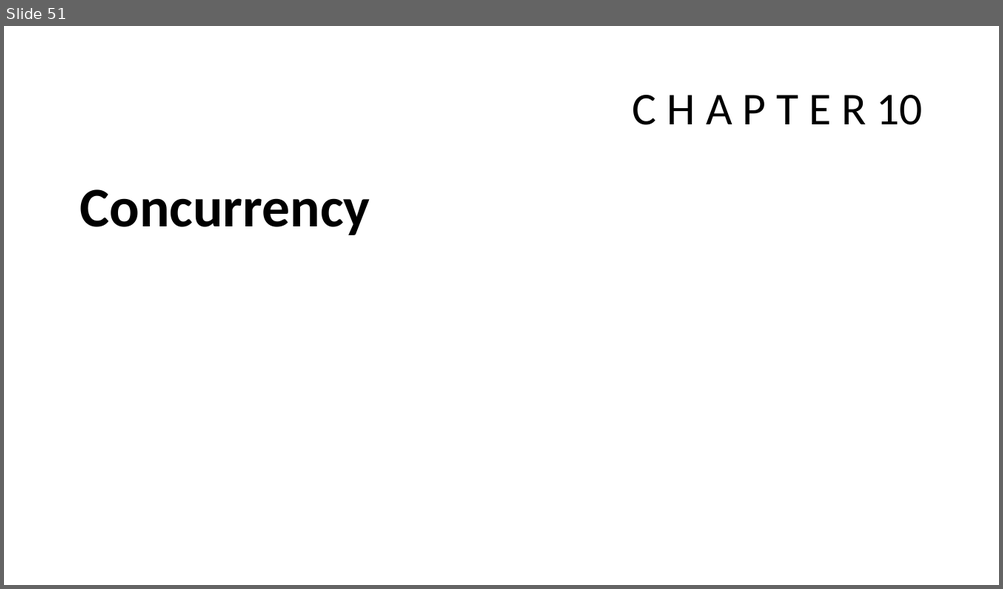
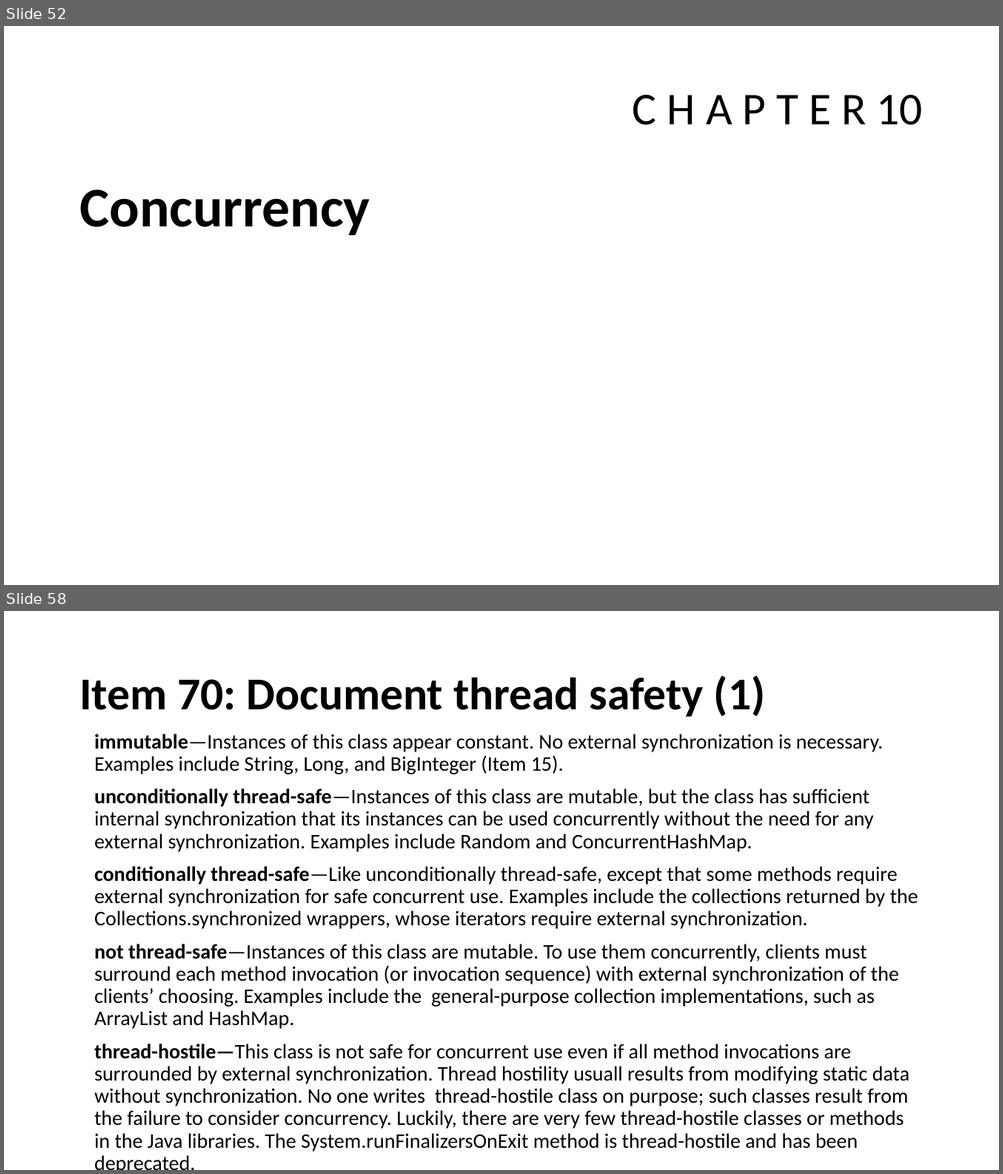
Before and after one commit to javamaster-llc/effective-java-examples-master, a slide deck: Study of Effective Java™.pptx. Shown one above the other, each under a label of ours: slide 51 before the commit, slides 52 and 58 after it; the slides between them are not shown. The pictures are 1003x589 and 1003x1174 pixels, drawn with LibreOffice and Linux fonts; fonts in the diff are those of the drawing. Boxes give left, top, right and bottom in pixels: in the first picture for what was removed or moved away, otherwise in the second. Text is boxed around its words. In the diff, an @@ line names an element or a change of style, - is before the commit and + after.

```diff
--- a/Study of Effective Java™.pptx
+++ b/Study of Effective Java™.pptx
@@ slide 58 added at <box>4,611,999,1170</box>, background #FFFFFF @@
@@ title added at <box>79,675,765,717</box>, 44 pt, text #000000, bold @@
+Item 70: Document thread safety (1)
@@ text added at <box>94,734,918,1152</box>, 20 pt, text #000000 @@
+immutable—Instances of this class appear constant. No external synchronization is necessary. Examples include String, Long, and BigInteger (Item 15).
+unconditionally thread-safe—Instances of this class are mutable, but the class has sufficient internal synchronization that its instances can be used concurrently without the need for any external synchronization. Examples include Random and ConcurrentHashMap.
+conditionally thread-safe—Like unconditionally thread-safe, except that some methods require external synchronization for safe concurrent use. Examples include the collections returned by the Collections.synchronized wrappers, whose iterators require external synchronization.
+not thread-safe—Instances of this class are mutable. To use them concurrently, clients must surround each method invocation (or invocation sequence) with external synchronization of the clients’ choosing. Examples include the general-purpose collection implementations, such as ArrayList and HashMap.
+thread-hostile—This class is not safe for concurrent use even if all method invocations are surrounded by external synchronization. Thread hostility usuall results from modifying static data without synchronization. No one writes thread-hostile class on purpose; such classes result from the failure to consider concurrency. Luckily, there are very few thread-hostile classes or methods in the Java libraries. The System.runFinalizersOnExit method is thread-hostile and has been deprecated.
@@ what was slide 51 is now slide 52 @@
```
Also in this commit, not shown: 2 slides changed, 19 other slides added.
